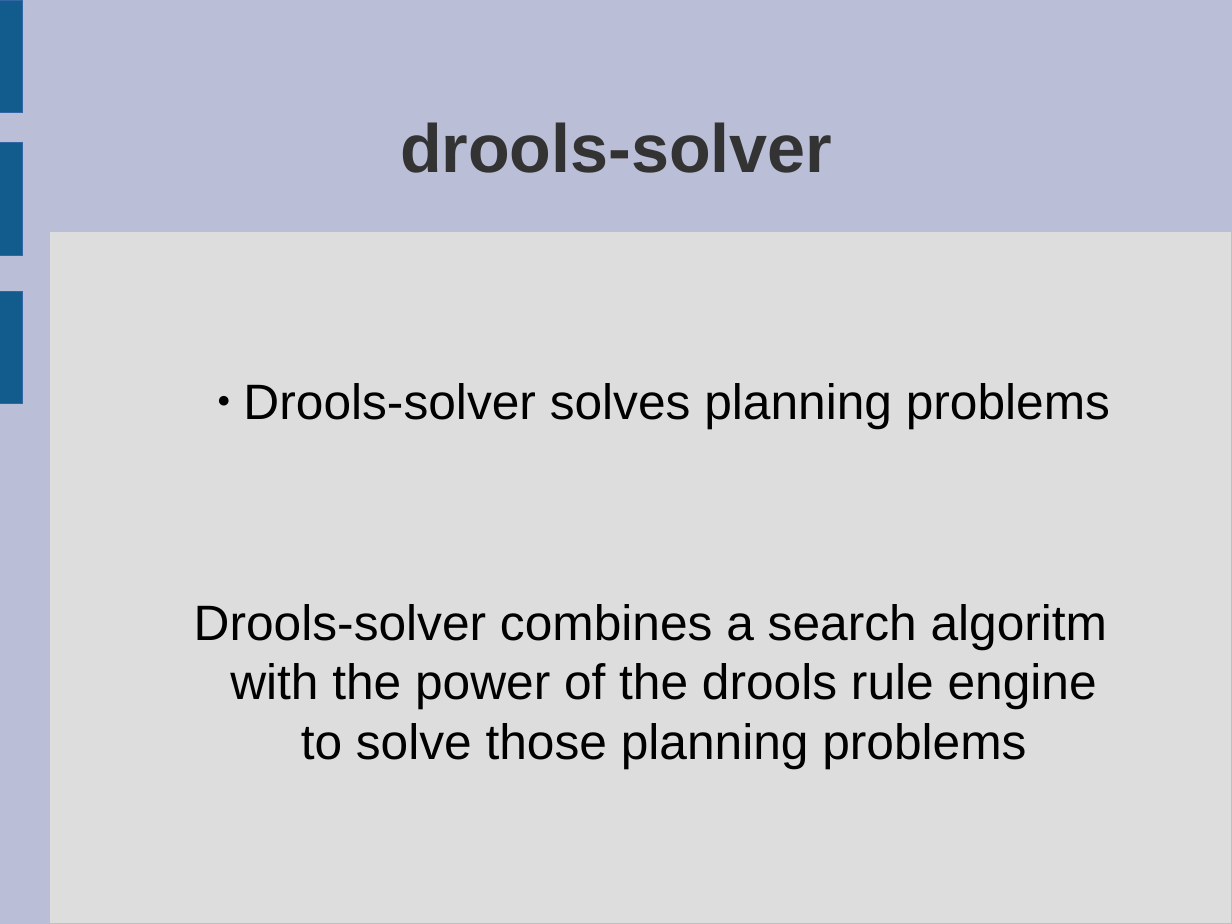
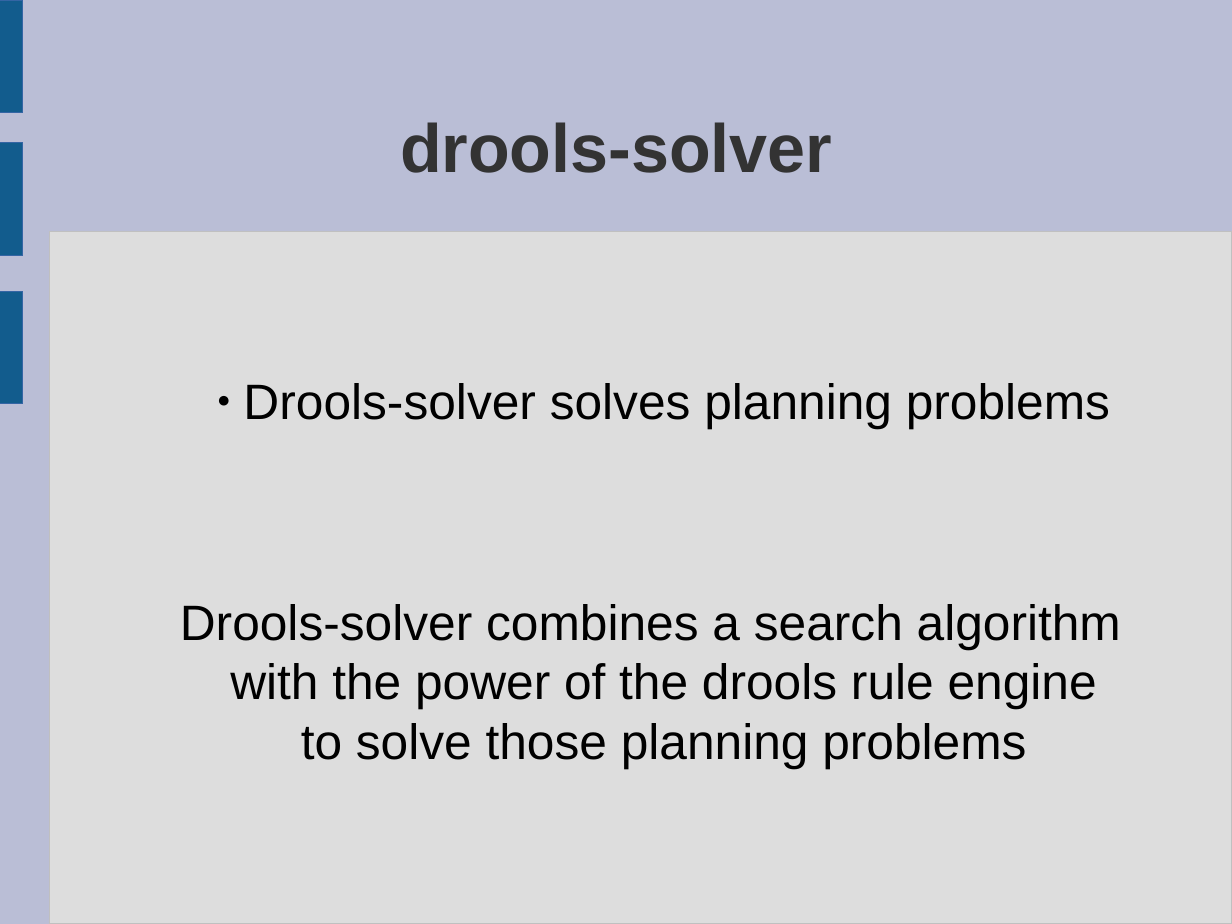
Before and after one commit to bobmcwhirter/drools, a slide deck: slide 1 of drools-solver/src/presentations/drools-solver_5_minute_overview.odp. Drawn at 1232x924 pixels with LibreOffice and Linux fonts; fonts in the diff are those of the drawing. Boxes give left, top, right and bottom in pixels: in the first picture for what was removed or moved away, otherwise in the second. Text is boxed around its words. In the diff, an @@ line names an element or a change of style, - is before the commit and + after.

```diff
--- a/drools-solver/src/presentations/drools-solver_5_minute_overview.odp
+++ b/drools-solver/src/presentations/drools-solver_5_minute_overview.odp
@@ text at bbox=[180, 604, 1121, 769]: text changed @@
-Drools-solver combines a search algoritm
-with the power of the drools rule engine
-to solve those planning problems
+Drools-solver combines a search algorithm
+with the power of the drools rule engine
+to solve those planning problems
```
Also in this commit, not shown: 1 other slide changed, 1 other file.
